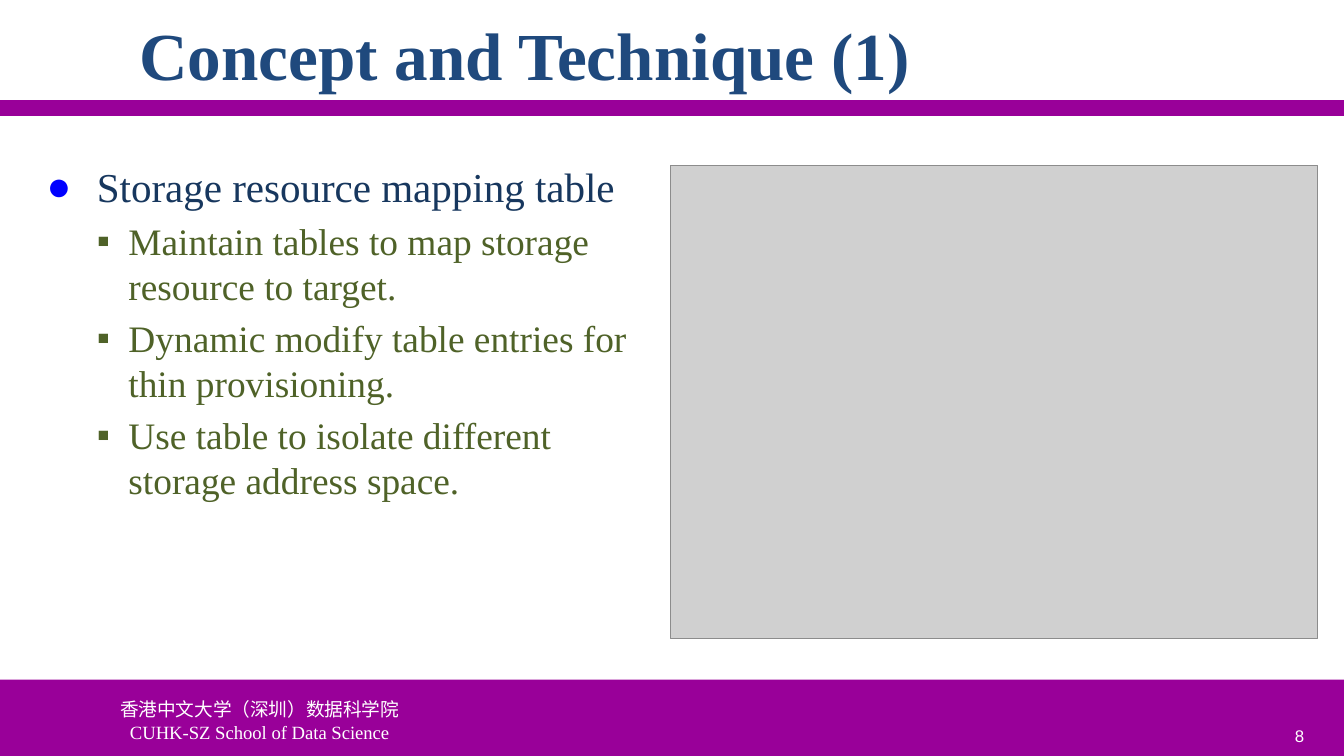
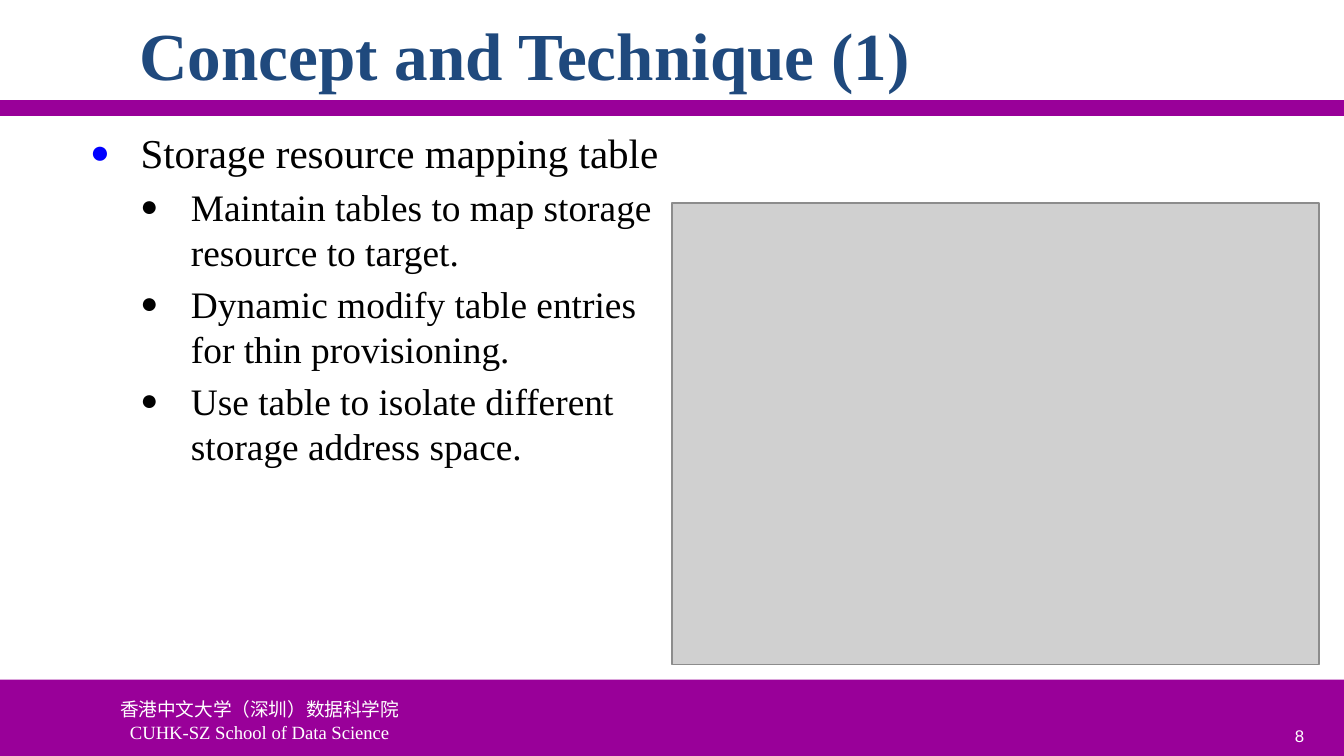
Before and after one commit to ychung1103/ychung1103.github.io, a slide deck: slide 8 of Slides/CSC6103/VT-05 Storage Virtualization.pptx. Drawn at 1344x756 pixels with LibreOffice and Linux fonts; fonts in the diff are those of the drawing; grey boxes stand for pictures; background and template pictures are left out. Boxes give left, top, right and bottom in pixels: in the first picture for what was removed or moved away, otherwise in the second. Text is boxed around its words. In the diff, an @@ line names an element or a change of style, - is before the commit and + after.

```diff
--- a/Slides/CSC6103/VT-05 Storage Virtualization.pptx
+++ b/Slides/CSC6103/VT-05 Storage Virtualization.pptx
@@ text "Storage resource mapping table" moved from (x1=97, y1=173, x2=627, y2=501) to (x1=141, y1=139, x2=659, y2=467) @@
@@ text "Storage resource mapping table" at (x1=141, y1=139, x2=659, y2=467): text colour #17375E to #000000 in "Storage resource mapping table"; text colour #4F6228 to #000000 in "Maintain tables to map storage resource to ...", "Dynamic modify table entries for thin provisioning.", "Use table to isolate different storage address ..."; bullet ▪ to ●; bullet colour #4F6228 to #000000 @@
@@ picture resized from (x1=671, y1=165, x2=1317, y2=638) to (x1=672, y1=203, x2=1318, y2=665) @@
```
Also in this commit, not shown: 97 other slides changed, 2 other files.
